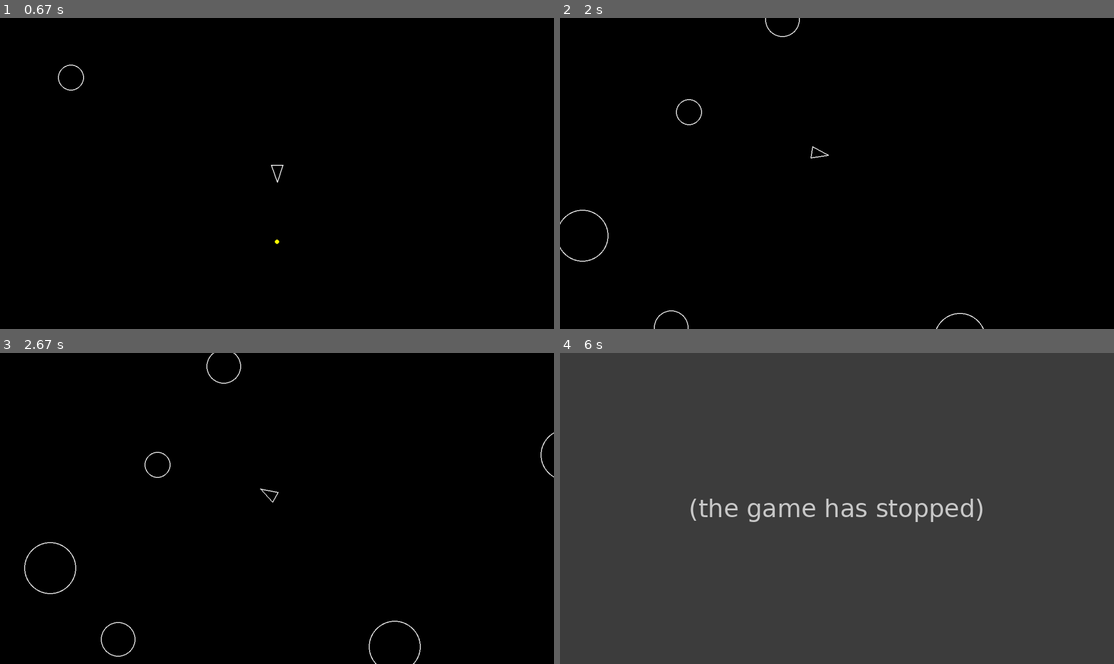
Above: before the commit, frames 1-4 (two rows, left to right).
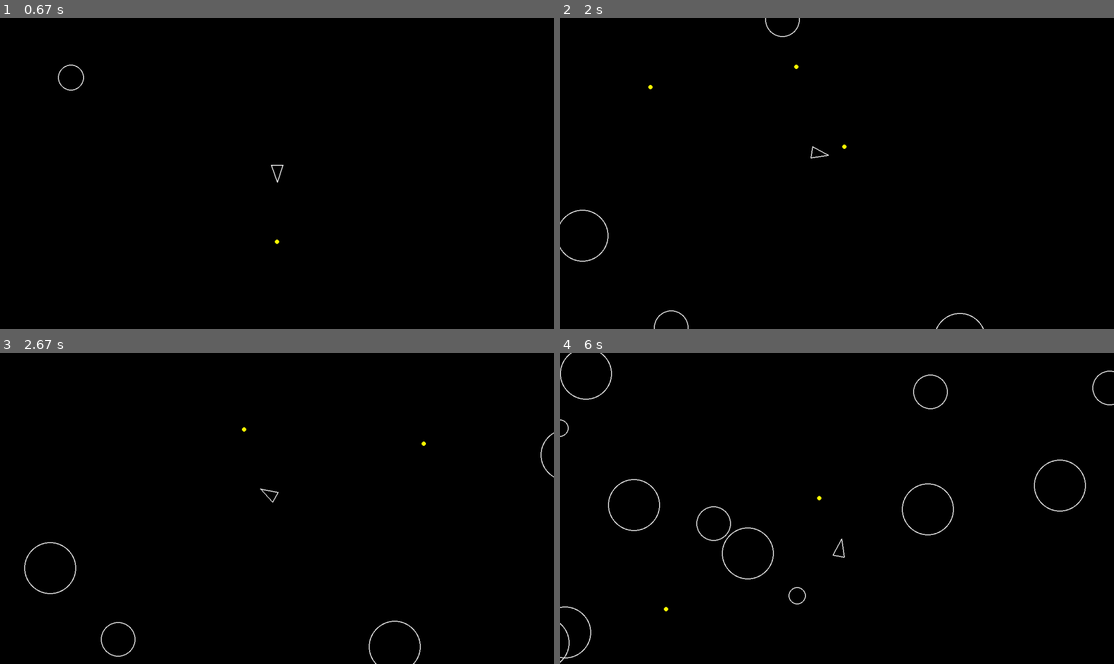
Above: after the commit, the same moments.

Repository: Simon3Sarkis/Asteroids--PyGame
Game: pygame game, started from main.py
Two runs of this game, one before a commit and one after it. Both use one fixed random seed, a clock stepped at 60 frames per second and the inputs below.
Inputs:
- Up to frame 1 (0.67 s): tap Space at 0.33 s
- Up to frame 2 (2 s): hold D 0.67-1.13 s; tap Space at 0.73, 1.03, 1.23, 1.57, 1.87 s; hold W 1.17-1.47 s; hold D 1.5-1.97 s
- Up to frame 3 (2.67 s): hold A 2-2.53 s; tap Space at 2.07, 2.37, 2.63 s; hold S from 2.57 s (still down)
- Up to frame 4 (6 s): release S at 2.87 s; hold A 2.9-3.3 s; tap Space at 2.97, 3.27, 3.4, 3.8, 4.1, 4.47, 4.87, 5.17, 5.37, 5.67, 5.87 s; hold W 3.33-3.7 s; hold D 3.73-4.37 s; hold S 4.4-4.77 s; hold A 4.8-5.27 s; hold D 5.3-5.77 s; hold W from 5.8 s (still down)

Frame 1 is identical in both runs. In frame 2, less than 0.1% of the frame differs, in the area x 15-52%, y 15-43%; in frame 3, 0.1%; in frame 4, 100%, in the area x 0-100%, y 0-100%.
Before the commit the program exited at 5.85 s; later frames show no game.

Commit message:
Added kill, fixed shooting rate

Diff:
--- a/main.py
+++ b/main.py
@@ -41,7 +41,10 @@
                 print("Game Over")
                 pygame.quit()
                 exit()
-
+        for asteroid1 in asteroids:
+            for shot1 in shots:
+                if shot1.collision(asteroid1):
+                    asteroid1.kill()
         screen.fill((0, 0, 0))
         for sprite in drawable:
             sprite.draw(screen)
--- a/player.py
+++ b/player.py
@@ -24,6 +24,7 @@
         self.rotation += PLAYER_TURN_SPEED * dt
 
     def update(self, dt):
+        self.shoot_timer -= dt
         keys = pygame.key.get_pressed()
 
         if keys[pygame.K_a]:
